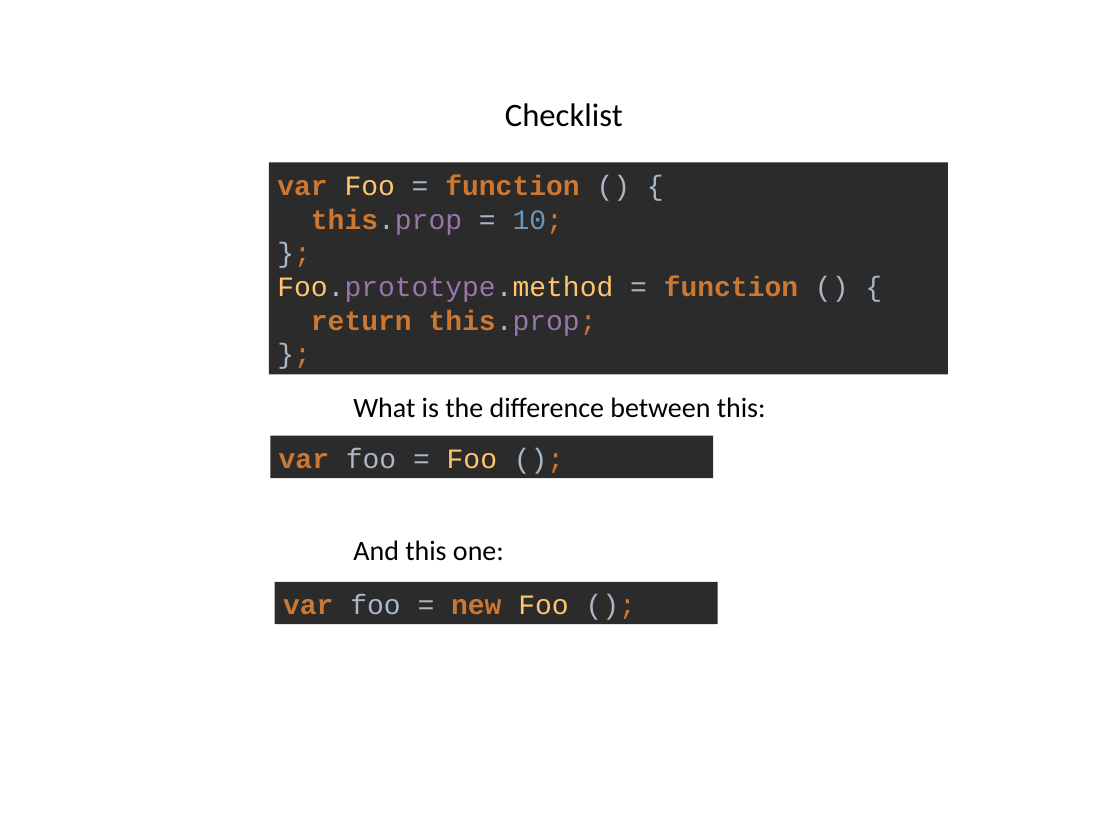
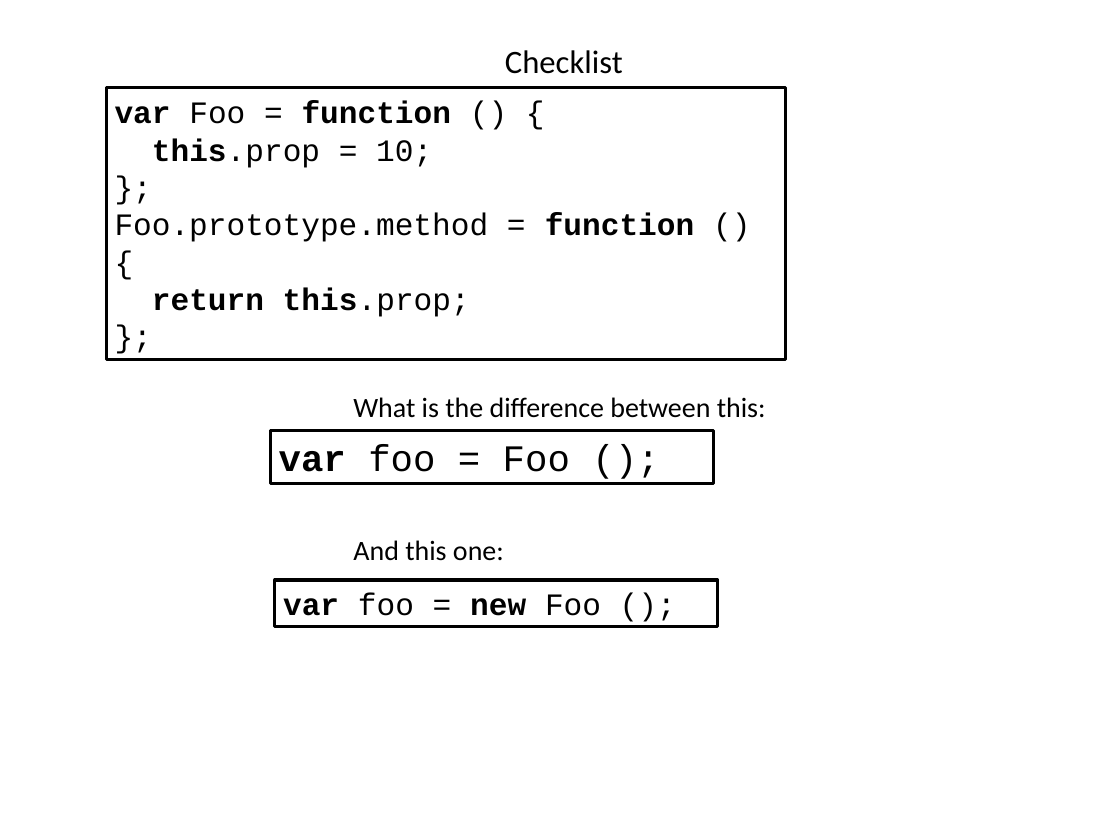
Before and after one commit to dzmitry-varabei/front-end-course, a slide deck: slide 26 of inheritance-in-javascript/Inheritance.pptx. Drawn at 1120x840 pixels with LibreOffice and Linux fonts; fonts in the diff are those of the drawing. Boxes give left, top, right and bottom in pixels: in the first picture for what was removed or moved away, otherwise in the second. Text is boxed around its words. In the diff, an @@ line names an element or a change of style, - is before the commit and + after.

```diff
--- a/inheritance-in-javascript/Inheritance.pptx
+++ b/inheritance-in-javascript/Inheritance.pptx
@@ text "Checklist": place and size @@
-text "Checklist" at [505,103,623,127]
+text "Checklist" at [505,50,623,74]
@@ rectangle "var Foo = function () ...": place and size @@
-rectangle "var Foo = function () ..." at [269,162,948,374]
+rectangle "var Foo = function () ..." at [106,87,785,360]
@@ rectangle "var Foo = function () ..." at [106,87,785,360]: size 18 to 20 pt; text colour #CC7832 to #000000 in "var function this.prop 10; }; function return ..."; text colour #FFC66D to #000000 in "Foo Foo.prototype.method"; text colour #A9B7C6 to #000000 in "= () { this.prop = }; Foo.prototype.method ..."; text colour #9876AA to #000000 in "this.prop Foo.prototype.method this.prop;"; text colour #6897BB to #000000 in "10;"; fill #2B2B2B to #FFFFFF; outline none to #000000 2 pt @@
@@ rectangle "var foo = Foo ();": place and size @@
-rectangle "var foo = Foo ();" at [270,436,712,478]
+rectangle "var foo = Foo ();" at [270,430,712,484]
@@ rectangle "var foo = Foo ();" at [270,430,712,484]: size 18 to 24 pt; text colour #CC7832 to #000000 in "var ();"; text colour #A9B7C6 to #000000 in "foo = ();"; text colour #FFC66D to #000000 in "Foo"; fill #2B2B2B to #FFFFFF; outline none to #000000 2 pt @@
@@ rectangle "var foo = new Foo ..." at [274,580,717,626]: size 18 to 20 pt; text colour #CC7832 to #000000 in "var new ();"; text colour #A9B7C6 to #000000 in "foo = ();"; text colour #FFC66D to #000000 in "Foo"; fill #2B2B2B to #FFFFFF; outline none to #000000 2 pt @@
```
Also in this commit, not shown: 4 other slides changed, 4 other files.
